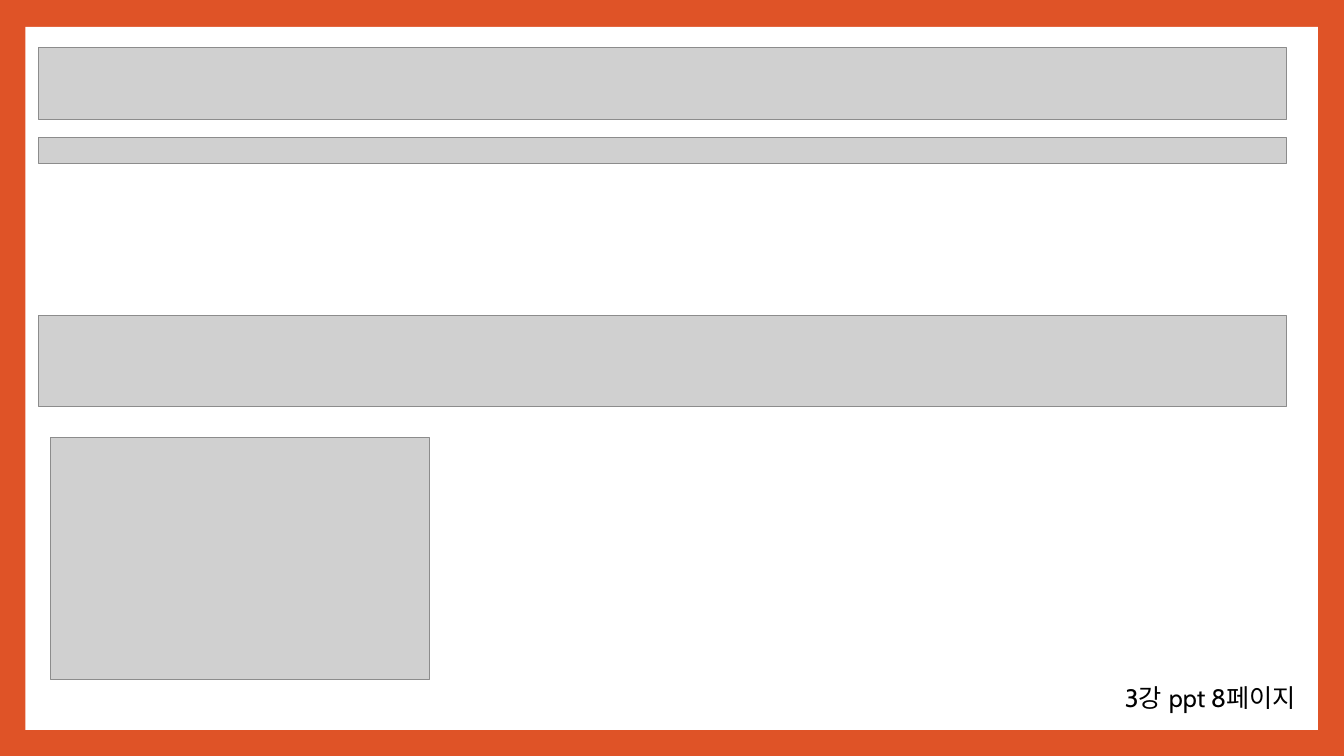
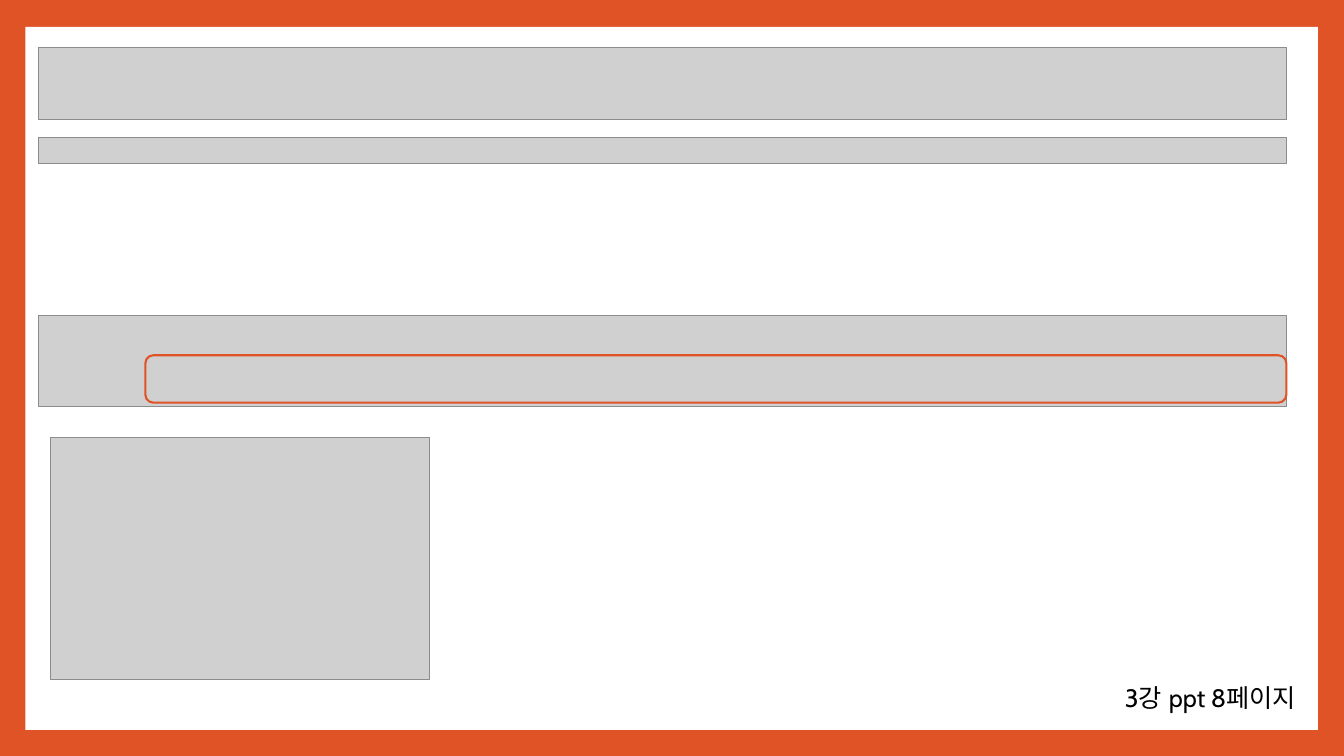
Before and after one commit to noheul1030/KOPO-database, a slide deck: slide 16 of 과제PPT/데이터베이스 3강.pptx. Drawn at 1344x756 pixels with LibreOffice and Linux fonts; fonts in the diff are those of the drawing; grey boxes stand for pictures. Boxes give left, top, right and bottom in pixels: in the first picture for what was removed or moved away, otherwise in the second. Text is boxed around its words. In the diff, an @@ line names an element or a change of style, - is before the commit and + after.

```diff
--- a/과제PPT/데이터베이스 3강.pptx
+++ b/과제PPT/데이터베이스 3강.pptx
@@ rounded rectangle added at bbox=[145, 355, 1287, 402], outline #DF5327 1.5 pt @@
```
Also in this commit, not shown: 18 other slides changed, 9 slides added, 10 slides removed.
